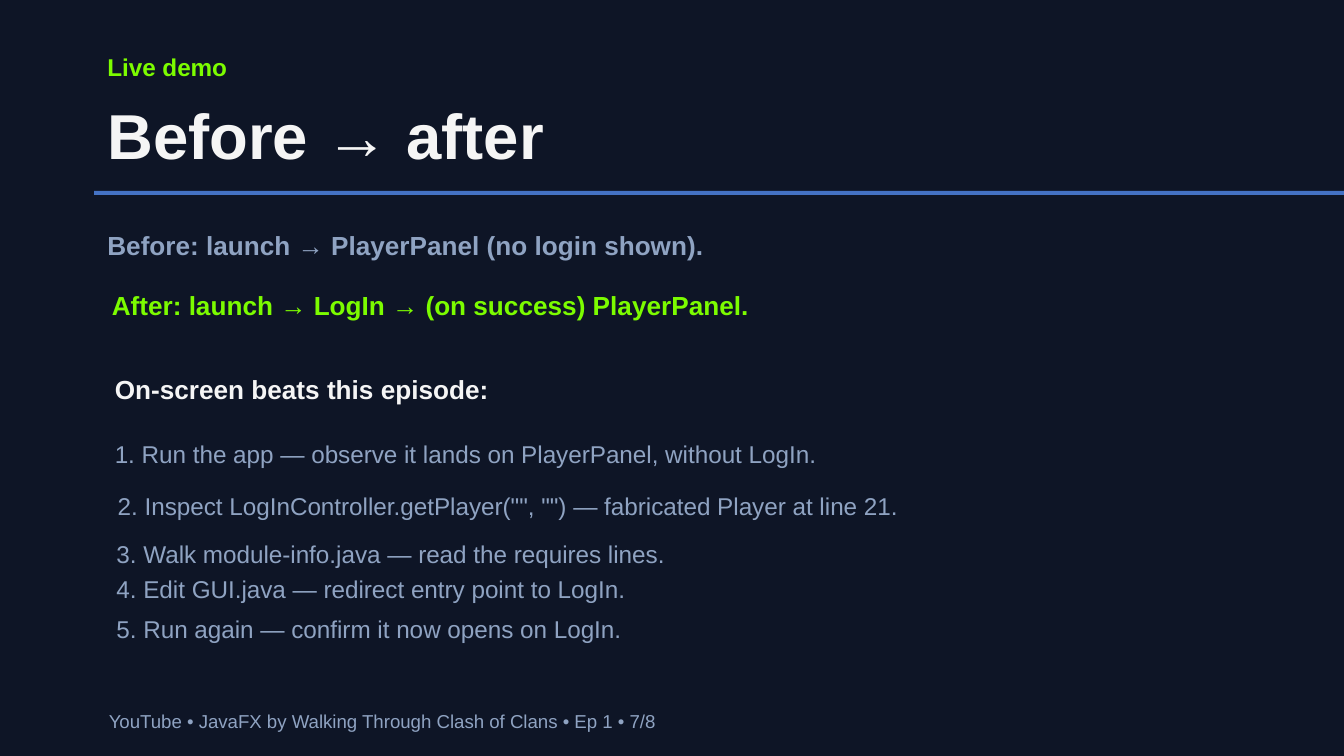
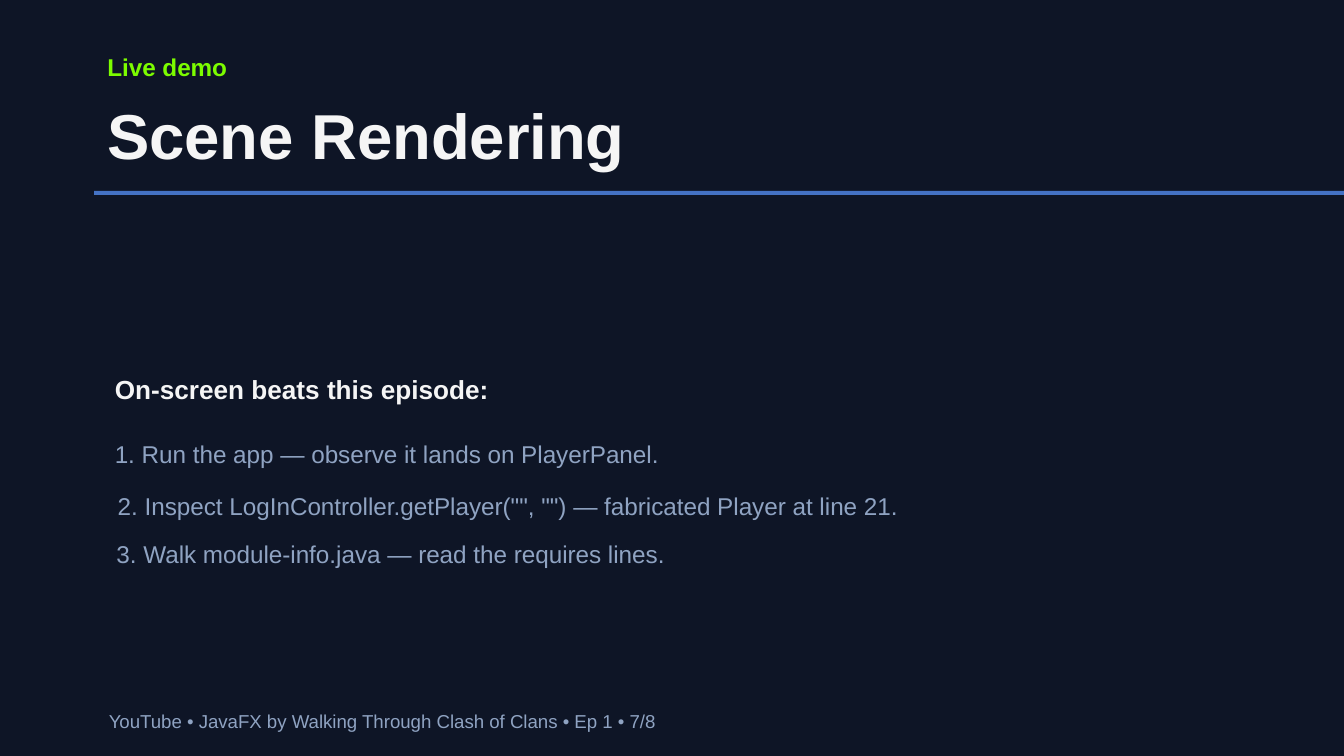
Before and after one commit to sPyOpenSource/applications, a slide deck: slide 7 of COC/docs/Ep1-This-App-Skips-Login-Screen.odp. Drawn at 1344x756 pixels with LibreOffice and Linux fonts; fonts in the diff are those of the drawing. Boxes give left, top, right and bottom in pixels: in the first picture for what was removed or moved away, otherwise in the second. Text is boxed around its words. In the diff, an @@ line names an element or a change of style, - is before the commit and + after.

```diff
--- a/COC/docs/Ep1-This-App-Skips-Login-Screen.odp
+++ b/COC/docs/Ep1-This-App-Skips-Login-Screen.odp
@@ text at (107,113,624,171): text changed @@
-Before → after
+Scene Rendering
@@ text removed at (107,236,703,261) @@
-Before: launch → PlayerPanel (no login shown).
@@ text removed at (112,296,749,321) @@
-After: launch → LogIn → (on success) PlayerPanel.
@@ text at (115,445,658,468): text changed @@
-1. Run the app — observe it lands on PlayerPanel, without LogIn.
+1. Run the app — observe it lands on PlayerPanel.
@@ text removed at (116,580,625,603) @@
-4. Edit GUI.java — redirect entry point to LogIn.
@@ text removed at (116,620,621,643) @@
-5. Run again — confirm it now opens on LogIn.
```
Also in this commit, not shown: 1 other slide changed, 15 other files.
